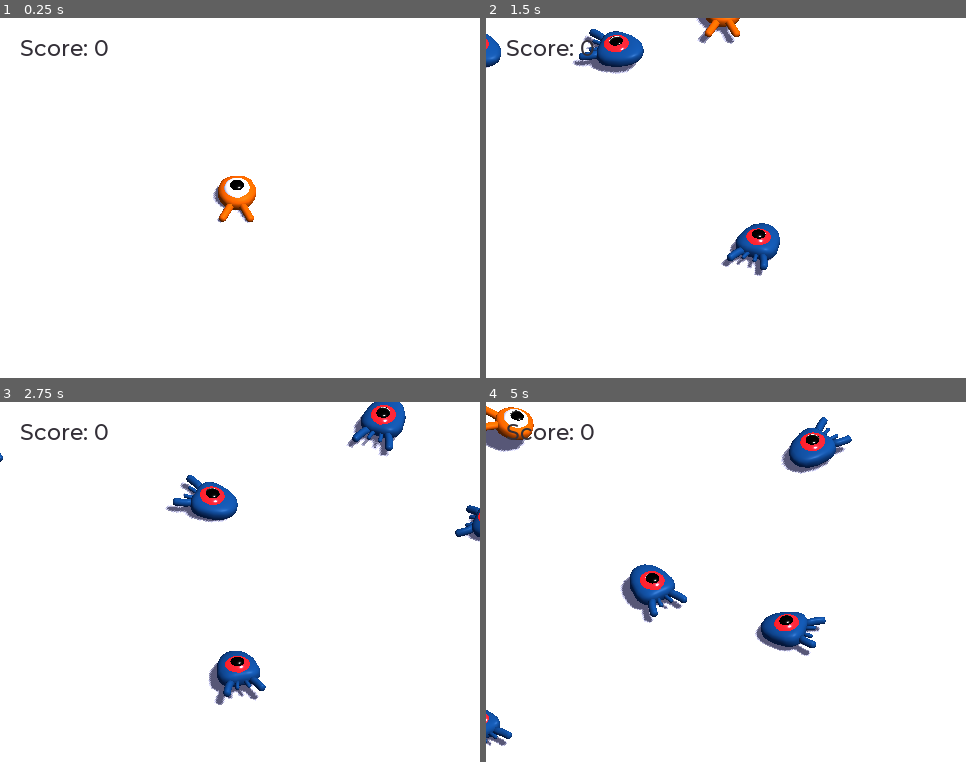
Above: before the commit, frames 1-4 (two rows, left to right).
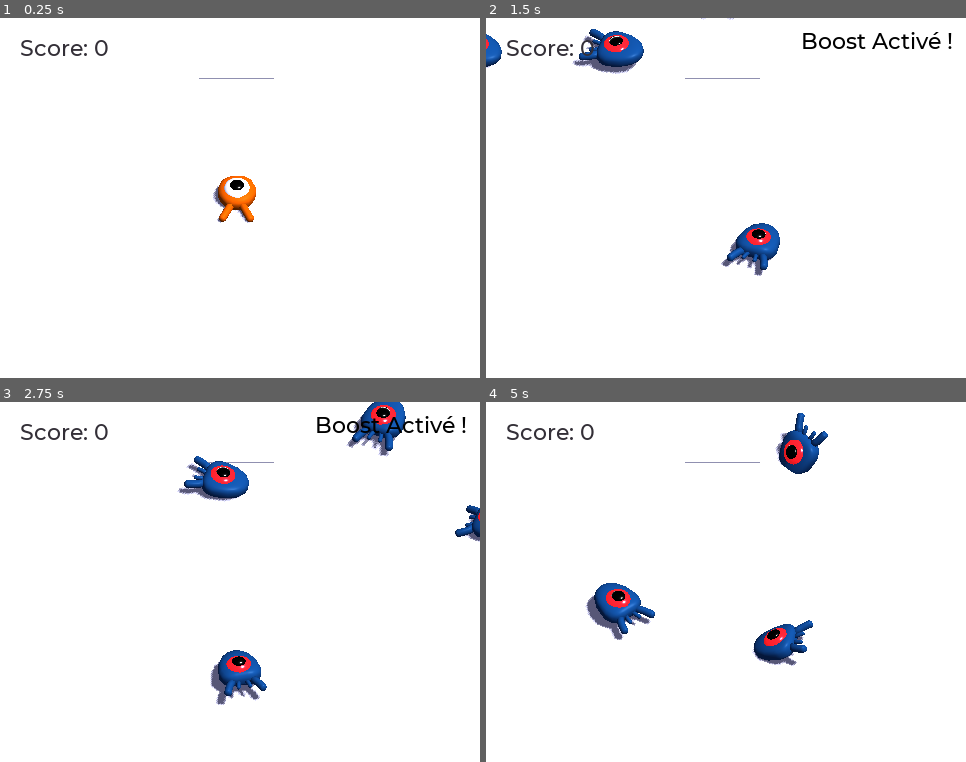
Above: after the commit, the same moments.

Repository: EmmaESD/game-godot
Game: Godot game, scene res://Main.tscn
The game is run twice, just before and just after one commit, with the same random seed, the same clock (stepped at 60 frames per second) and the same inputs.
Inputs:
- Up to frame 1 (0.25 s): no input
- Up to frame 2 (1.5 s): tap Enter (ui_accept) at 0.5 s; hold Up (move_forward) from 0.53 s (still down); tap Space (jump) at 0.77 s
- Up to frame 3 (2.75 s): tap Space (jump) at 1.52 s; release Up (move_forward) at 2.03 s; hold Left (move_left) from 2.03 s (still down)
- Up to frame 4 (5 s): tap Space (jump) at 3.02, 3.77, 4.52 s; release Left (move_left) at 3.53 s; hold Down (move_back) 3.53-4.28 s; hold Right (move_right) from 4.28 s (still down)

The runs differ from the first frame. In frame 1, less than 0.1% of the frame differs, in the area x 41-58%, y 16-17%; in frame 2, 1.0%; in frame 3, 2.9%; in frame 4, 6.4%, in the area x 0-77%, y 1-96%.

Commit message:
:sparkles: bonus de rapidité

Diff:
--- /dev/null
+++ b/dodge_the_creeps_3d/BoostLabel.gd
@@ -0,0 +1,4 @@
+extends Label
+
+func _on_SpeedBooster_boosted(new_text):
+	text = new_text
--- a/dodge_the_creeps_3d/Main.gd
+++ b/dodge_the_creeps_3d/Main.gd
@@ -2,10 +2,15 @@
 
 export(PackedScene) var mob_scene
 
+signal playerDead
 
 func _ready():
 	randomize()
 	$UserInterface/Retry.hide()
+
+	var speed_booster = get_node("SpeedBooster")
+	speed_booster.connect("boosted", $UserInterface/BoostLabel, "_on_SpeedBooster_boosted")
+	self.connect("playerDead", $SpeedBooster, "_on_Player_dead")
 
 
 func _unhandled_input(event):
@@ -30,5 +35,6 @@
 
 
 func _on_Player_hit():
+	emit_signal("playerDead")
 	$MobTimer.stop()
 	$UserInterface/Retry.show()
--- a/dodge_the_creeps_3d/Main.tscn
+++ b/dodge_the_creeps_3d/Main.tscn
@@ -1,11 +1,13 @@
-[gd_scene load_steps=12 format=2]
+[gd_scene load_steps=14 format=2]
 
 [ext_resource path="res://Main.gd" type="Script" id=1]
 [ext_resource path="res://Player.tscn" type="PackedScene" id=2]
 [ext_resource path="res://Mob.tscn" type="PackedScene" id=3]
 [ext_resource path="res://default_env.tres" type="Environment" id=4]
+[ext_resource path="res://SpeedBooster.tscn" type="PackedScene" id=5]
 [ext_resource path="res://ScoreLabel.gd" type="Script" id=6]
 [ext_resource path="res://ui_theme.tres" type="Theme" id=7]
+[ext_resource path="res://BoostLabel.gd" type="Script" id=8]
 
 [sub_resource type="BoxShape" id=1]
 extents = Vector3( 30, 1, 30 )
@@ -38,7 +40,6 @@
 
 [node name="MeshInstance" type="MeshInstance" parent="Ground"]
 mesh = SubResource( 2 )
-material/0 = null
 
 [node name="DirectionalLight" type="DirectionalLight" parent="."]
 transform = Transform( 0.5, -0.777049, 0.382355, 0, 0.441506, 0.897258, -0.866025, -0.448629, 0.220753, 0, 12.5592, 14.7757 )
@@ -97,21 +98,26 @@
 anchor_right = 1.0
 anchor_bottom = 1.0
 theme = ExtResource( 7 )
-__meta__ = {
-"_edit_use_anchors_": false
-}
 
 [node name="ScoreLabel" type="Label" parent="UserInterface"]
 margin_left = 20.0226
 margin_top = 16.0181
 margin_right = 126.023
 margin_bottom = 71.0181
+rect_pivot_offset = Vector2( 40.9774, 27.9819 )
 custom_colors/font_color = Color( 0.2, 0.184314, 0.215686, 1 )
 text = "Score: 0"
 script = ExtResource( 6 )
-__meta__ = {
-"_edit_use_anchors_": false
-}
+
+[node name="BoostLabel" type="Label" parent="UserInterface"]
+anchor_left = 1.0
+anchor_right = 1.0
+margin_left = -165.0
+margin_top = 9.0
+margin_right = -85.0
+margin_bottom = 37.0
+custom_colors/font_color = Color( 0, 0, 0, 1 )
+script = ExtResource( 8 )
 
 [node name="Retry" type="ColorRect" parent="UserInterface"]
 visible = false
@@ -135,5 +141,9 @@
 
 [node name="WorldEnvironment" type="WorldEnvironment" parent="."]
 environment = ExtResource( 4 )
+
+[node name="SpeedBooster" parent="." instance=ExtResource( 5 )]
+transform = Transform( 1, 0, 0, 0, 1, 0, 0, 0, 1, 0, 0, -10.8555 )
+
 [connection signal="hit" from="Player" to="." method="_on_Player_hit"]
 [connection signal="timeout" from="MobTimer" to="." method="_on_MobTimer_timeout"]
--- /dev/null
+++ b/dodge_the_creeps_3d/SpeedBooster.gd
@@ -0,0 +1,31 @@
+extends Area
+
+signal boosted(new_text)
+
+var speed_boost = 10.0
+var boost_active = false
+var boosted_player = null
+var player_dead = false
+
+func _on_Player_dead ():
+	player_dead = true
+
+func _ready():
+	$Timer.wait_time = 3.0
+	$Timer.one_shot = true
+
+func _on_SpeedBooster_body_entered(body):
+	if body.name == "Player" and not boost_active:
+		body.speed += speed_boost
+		boost_active = true
+		boosted_player = body
+		$Timer.start()
+		emit_signal("boosted", "Boost Activé !")
+
+func _on_Timer_timeout():
+	if !player_dead:
+		if boosted_player:
+			boosted_player.speed -= speed_boost
+			boost_active = false
+			boosted_player = null
+			emit_signal("boosted", "")
--- /dev/null
+++ b/dodge_the_creeps_3d/SpeedBooster.tscn
@@ -0,0 +1,24 @@
+[gd_scene load_steps=4 format=2]
+
+[ext_resource path="res://SpeedBooster.gd" type="Script" id=1]
+
+[sub_resource type="BoxShape" id=1]
+extents = Vector3( 2, 0.2, 2 )
+
+[sub_resource type="CubeMesh" id=2]
+size = Vector3( 4, 0.2, 4 )
+
+[node name="SpeedBooster" type="Area"]
+script = ExtResource( 1 )
+
+[node name="CollisionShape" type="CollisionShape" parent="."]
+shape = SubResource( 1 )
+
+[node name="MeshInstance" type="MeshInstance" parent="."]
+mesh = SubResource( 2 )
+
+[node name="Timer" type="Timer" parent="."]
+wait_time = 3.0
+
+[connection signal="body_entered" from="." to="." method="_on_SpeedBooster_body_entered"]
+[connection signal="timeout" from="Timer" to="." method="_on_Timer_timeout"]
--- a/dodge_the_creeps_3d/project.godot
+++ b/dodge_the_creeps_3d/project.godot
@@ -10,7 +10,6 @@
 
 _global_script_classes=[  ]
 _global_script_class_icons={
-
 }
 
 [application]
@@ -38,35 +37,35 @@
 
 move_left={
 "deadzone": 0.5,
-"events": [ Object(InputEventKey,"resource_local_to_scene":false,"resource_name":"","device":0,"alt":false,"shift":false,"control":false,"meta":false,"command":false,"pressed":false,"scancode":16777231,"unicode":0,"echo":false,"script":null)
-, Object(InputEventKey,"resource_local_to_scene":false,"resource_name":"","device":0,"alt":false,"shift":false,"control":false,"meta":false,"command":false,"pressed":false,"scancode":65,"unicode":0,"echo":false,"script":null)
+"events": [ Object(InputEventKey,"resource_local_to_scene":false,"resource_name":"","device":0,"alt":false,"shift":false,"control":false,"meta":false,"command":false,"pressed":false,"scancode":16777231,"physical_scancode":0,"unicode":0,"echo":false,"script":null)
+, Object(InputEventKey,"resource_local_to_scene":false,"resource_name":"","device":0,"alt":false,"shift":false,"control":false,"meta":false,"command":false,"pressed":false,"scancode":81,"physical_scancode":0,"unicode":0,"echo":false,"script":null)
 , Object(InputEventJoypadMotion,"resource_local_to_scene":false,"resource_name":"","device":0,"axis":0,"axis_value":-1.0,"script":null)
  ]
 }
 move_right={
 "deadzone": 0.5,
-"events": [ Object(InputEventKey,"resource_local_to_scene":false,"resource_name":"","device":0,"alt":false,"shift":false,"control":false,"meta":false,"command":false,"pressed":false,"scancode":16777233,"unicode":0,"echo":false,"script":null)
-, Object(InputEventKey,"resource_local_to_scene":false,"resource_name":"","device":0,"alt":false,"shift":false,"control":false,"meta":false,"command":false,"pressed":false,"scancode":68,"unicode":0,"echo":false,"script":null)
+"events": [ Object(InputEventKey,"resource_local_to_scene":false,"resource_name":"","device":0,"alt":false,"shift":false,"control":false,"meta":false,"command":false,"pressed":false,"scancode":16777233,"physical_scancode":0,"unicode":0,"echo":false,"script":null)
+, Object(InputEventKey,"resource_local_to_scene":false,"resource_name":"","device":0,"alt":false,"shift":false,"control":false,"meta":false,"command":false,"pressed":false,"scancode":68,"physical_scancode":0,"unicode":0,"echo":false,"script":null)
 , Object(InputEventJoypadMotion,"resource_local_to_scene":false,"resource_name":"","device":0,"axis":0,"axis_value":1.0,"script":null)
  ]
 }
 move_forward={
 "deadzone": 0.5,
-"events": [ Object(InputEventKey,"resource_local_to_scene":false,"resource_name":"","device":0,"alt":false,"shift":false,"control":false,"meta":false,"command":false,"pressed":false,"scancode":16777232,"unicode":0,"echo":false,"script":null)
-, Object(InputEventKey,"resource_local_to_scene":false,"resource_name":"","device":0,"alt":false,"shift":false,"control":false,"meta":false,"command":false,"pressed":false,"scancode":87,"unicode":0,"echo":false,"script":null)
+"events": [ Object(InputEventKey,"resource_local_to_scene":false,"resource_name":"","device":0,"alt":false,"shift":false,"control":false,"meta":false,"command":false,"pressed":false,"scancode":16777232,"physical_scancode":0,"unicode":0,"echo":false,"script":null)
+, Object(InputEventKey,"resource_local_to_scene":false,"resource_name":"","device":0,"alt":false,"shift":false,"control":false,"meta":false,"command":false,"pressed":false,"scancode":90,"physical_scancode":0,"unicode":0,"echo":false,"script":null)
 , Object(InputEventJoypadMotion,"resource_local_to_scene":false,"resource_name":"","device":0,"axis":1,"axis_value":-1.0,"script":null)
  ]
 }
 move_back={
 "deadzone": 0.5,
-"events": [ Object(InputEventKey,"resource_local_to_scene":false,"resource_name":"","device":0,"alt":false,"shift":false,"control":false,"meta":false,"command":false,"pressed":false,"scancode":16777234,"unicode":0,"echo":false,"script":null)
-, Object(InputEventKey,"resource_local_to_scene":false,"resource_name":"","device":0,"alt":false,"shift":false,"control":false,"meta":false,"command":false,"pressed":false,"scancode":83,"unicode":0,"echo":false,"script":null)
+"events": [ Object(InputEventKey,"resource_local_to_scene":false,"resource_name":"","device":0,"alt":false,"shift":false,"control":false,"meta":false,"command":false,"pressed":false,"scancode":16777234,"physical_scancode":0,"unicode":0,"echo":false,"script":null)
+, Object(InputEventKey,"resource_local_to_scene":false,"resource_name":"","device":0,"alt":false,"shift":false,"control":false,"meta":false,"command":false,"pressed":false,"scancode":83,"physical_scancode":0,"unicode":0,"echo":false,"script":null)
 , Object(InputEventJoypadMotion,"resource_local_to_scene":false,"resource_name":"","device":0,"axis":1,"axis_value":1.0,"script":null)
  ]
 }
 jump={
 "deadzone": 0.5,
-"events": [ Object(InputEventKey,"resource_local_to_scene":false,"resource_name":"","device":0,"alt":false,"shift":false,"control":false,"meta":false,"command":false,"pressed":false,"scancode":32,"unicode":0,"echo":false,"script":null)
+"events": [ Object(InputEventKey,"resource_local_to_scene":false,"resource_name":"","device":0,"alt":false,"shift":false,"control":false,"meta":false,"command":false,"pressed":false,"scancode":32,"physical_scancode":0,"unicode":0,"echo":false,"script":null)
 , Object(InputEventJoypadButton,"resource_local_to_scene":false,"resource_name":"","device":0,"button_index":0,"pressure":0.0,"pressed":false,"script":null)
  ]
 }
Not shown, changed: dodge_the_creeps_3d/art/mob.glb.import
Not shown, changed: dodge_the_creeps_3d/art/player.glb.import
Not shown, changed: dodge_the_creeps_3d/icon.png.import
